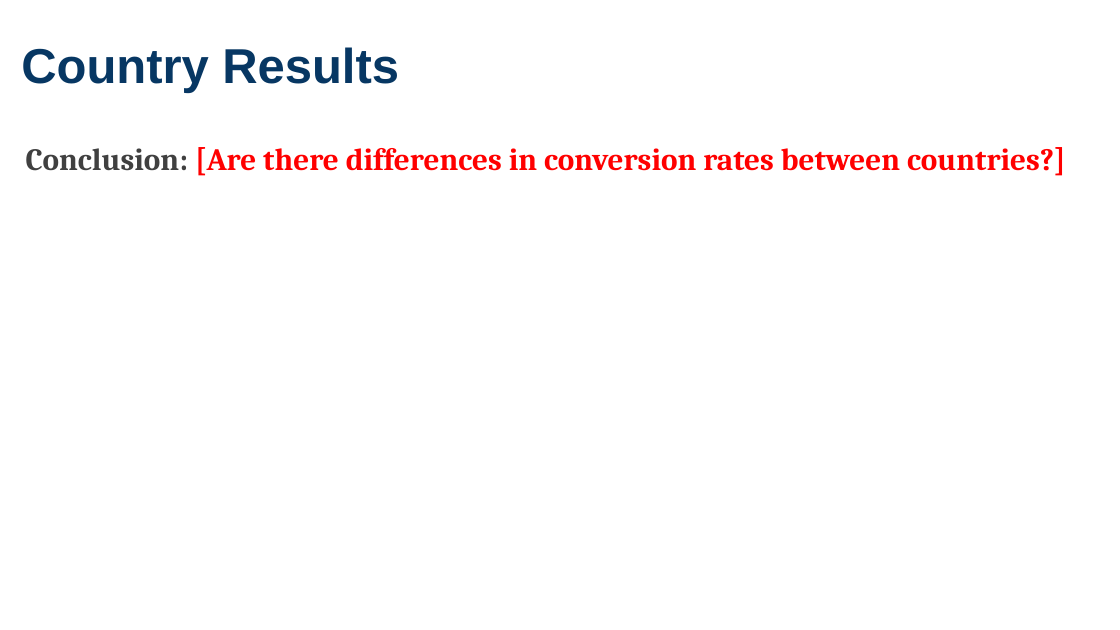
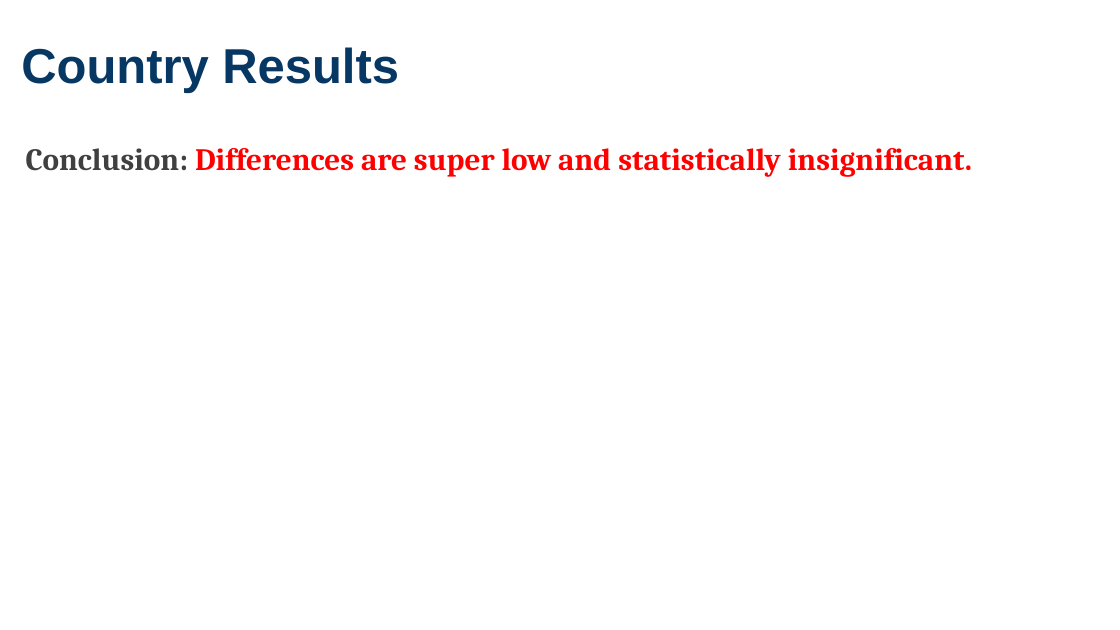
Before and after one commit to AlyMobarak/ab-test-project, a slide deck: slide 5 of analyze-a_b-test-results.pptx (slide 6 before the commit). Drawn at 1120x630 pixels with LibreOffice and Linux fonts; fonts in the diff are those of the drawing. Boxes give left, top, right and bottom in pixels: in the first picture for what was removed or moved away, otherwise in the second. Text is boxed around its words. In the diff, an @@ line names an element or a change of style, - is before the commit and + after.

```diff
--- a/analyze-a_b-test-results.pptx
+++ b/analyze-a_b-test-results.pptx
@@ text at (x1=26, y1=148, x2=972, y2=177): text changed @@
-Conclusion: [Are there differences in conversion rates between countries?]
+Conclusion: Differences are super low and statistically insignificant.
```
Also in this commit, not shown: 3 other slides changed, 1 slide removed, 3 other files.
